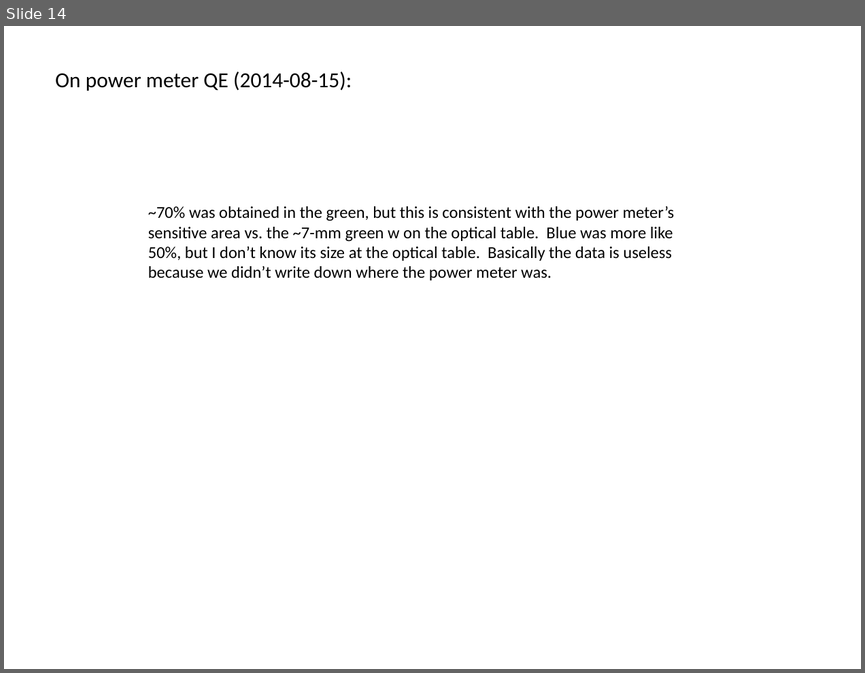
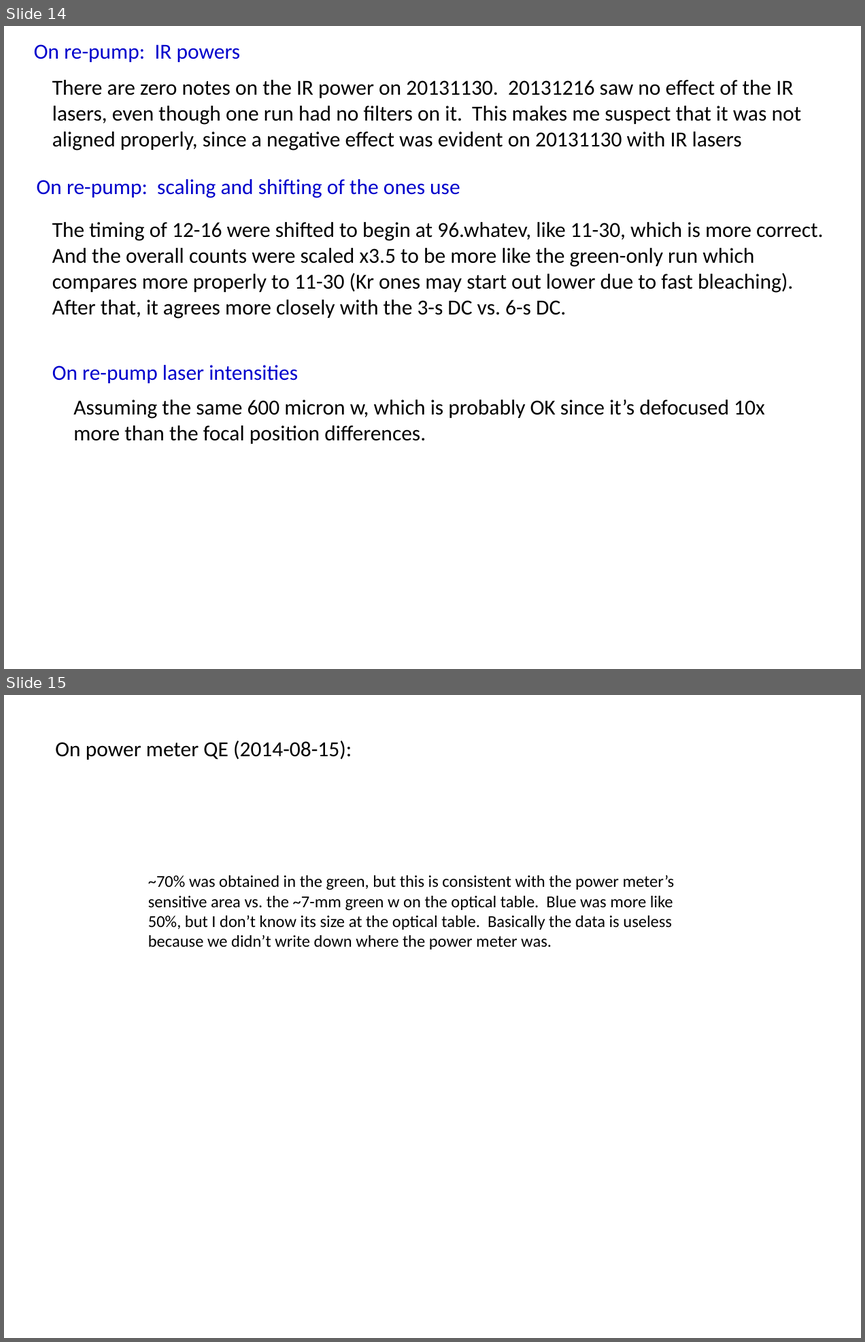
Before and after one commit to Waltmon/timthesis, a slide deck: thought_process.pptx. Shown one above the other, each under a label of ours: slide 14 before the commit, slides 14 and 15 after it. The pictures are 865x673 and 865x1342 pixels, drawn with LibreOffice and Linux fonts; fonts in the diff are those of the drawing. Boxes give left, top, right and bottom in pixels: in the first picture for what was removed or moved away, otherwise in the second. Text is boxed around its words. In the diff, an @@ line names an element or a change of style, - is before the commit and + after.

```diff
--- a/thought_process.pptx
+++ b/thought_process.pptx
@@ slide 14 added at bbox=[4, 26, 861, 669], background #FFFFFF @@
@@ text added at bbox=[34, 44, 241, 62], 18 pt, text #0000CC @@
+On re-pump: IR powers
@@ text added at bbox=[52, 80, 802, 150], 18 pt, text #000000 @@
+There are zero notes on the IR power on 20131130. 20131216 saw no effect of the IR lasers, even though one run had no filters on it. This makes me suspect that it was not aligned properly, since a negative effect was evident on 20131130 with IR lasers
@@ text added at bbox=[37, 179, 460, 198], 18 pt, text #0000CC @@
+On re-pump: scaling and shifting of the ones use
@@ text added at bbox=[52, 222, 823, 318], 18 pt, text #000000 @@
+The timing of 12-16 were shifted to begin at 96.whatev, like 11-30, which is more correct.
+And the overall counts were scaled x3.5 to be more like the green-only run which compares more properly to 11-30 (Kr ones may start out lower due to fast bleaching). After that, it agrees more closely with the 3-s DC vs. 6-s DC.
@@ text added at bbox=[52, 365, 298, 383], 18 pt, text #0000CC @@
+On re-pump laser intensities
@@ text added at bbox=[73, 399, 765, 444], 18 pt, text #000000 @@
+Assuming the same 600 micron w, which is probably OK since it’s defocused 10x more than the focal position differences.
@@ what was slide 14 is now slide 15 @@
```
Also in this commit, not shown: 11 other files.
